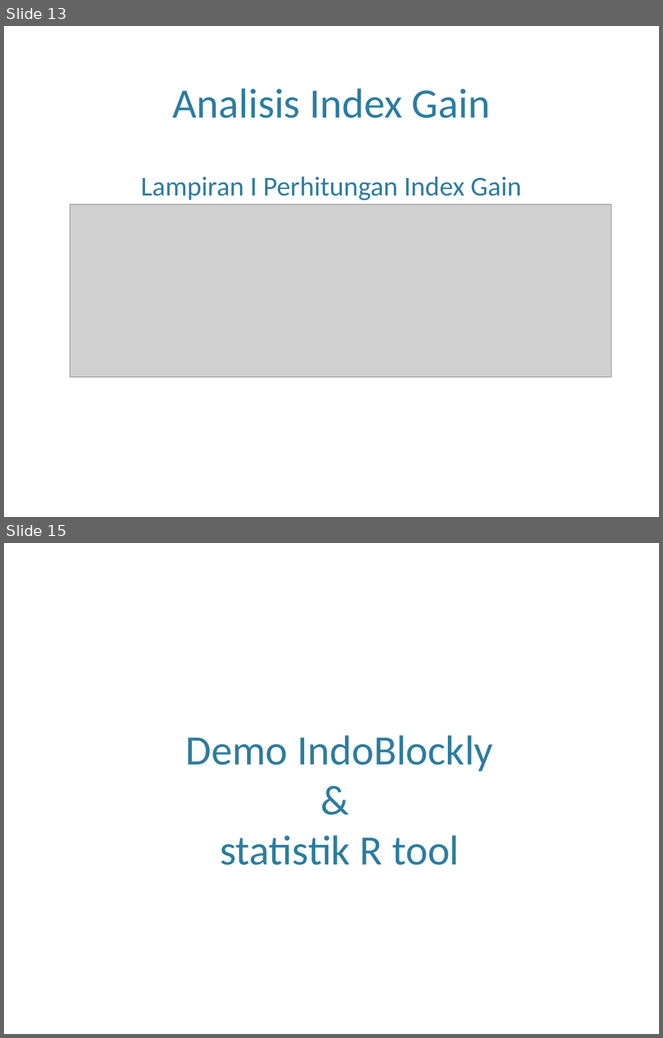
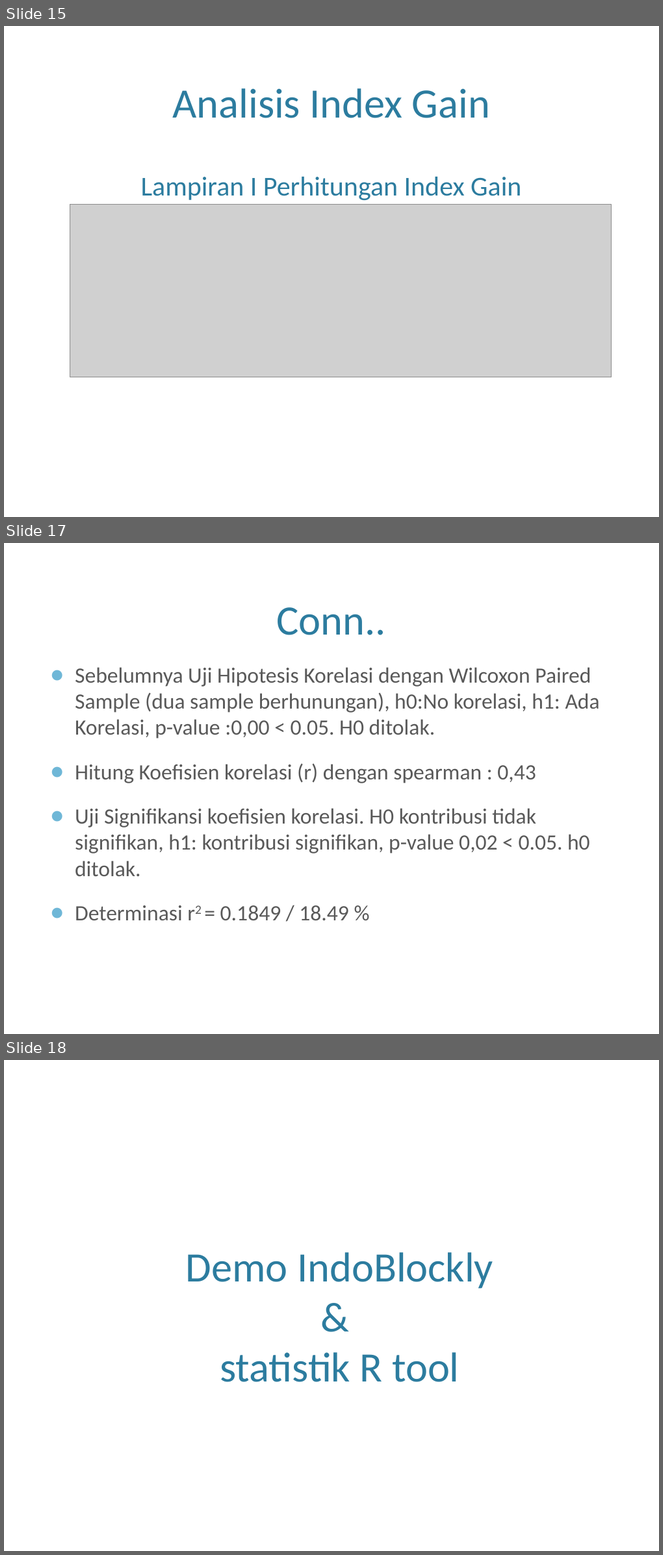
Before and after one commit to rischanlab/skripsi, a slide deck: presentasi munaqosah/presentasi munaqosah.pptx. Shown one above the other, each under a label of ours: slides 13 and 15 before the commit, slides 15, 17 and 18 after it; the slides between them are not shown. The pictures are 663x1038 and 663x1555 pixels, drawn with LibreOffice and Linux fonts; fonts in the diff are those of the drawing; grey boxes stand for pictures; background and template pictures are left out. Boxes give left, top, right and bottom in pixels: in the first picture for what was removed or moved away, otherwise in the second. Text is boxed around its words. In the diff, an @@ line names an element or a change of style, - is before the commit and + after.

```diff
--- a/presentasi munaqosah/presentasi munaqosah.pptx
+++ b/presentasi munaqosah/presentasi munaqosah.pptx
@@ slide 17 added at [4, 543, 659, 1034], background picture (left out) @@
@@ title added at [277, 607, 386, 635], 46 pt, text #2C7C9F @@
+Conn..
@@ text added at [75, 667, 600, 921], 24 pt, text #595959 @@
+● Sebelumnya Uji Hipotesis Korelasi dengan Wilcoxon Paired Sample (dua sample berhunungan), h0:No korelasi, h1: Ada Korelasi, p-value :0,00 < 0.05. H0 ditolak.
+● Hitung Koefisien korelasi (r) dengan spearman : 0,43
+● Uji Signifikansi koefisien korelasi. H0 kontribusi tidak signifikan, h1: kontribusi signifikan, p-value 0,02 < 0.05. h0 ditolak.
+● Determinasi r2 = 0.1849 / 18.49 %
@@ what was slide 13 is now slide 15 @@
@@ what was slide 15 is now slide 18 @@
```
Also in this commit, not shown: 5 slides changed, 2 other slides added, 10 other files.
